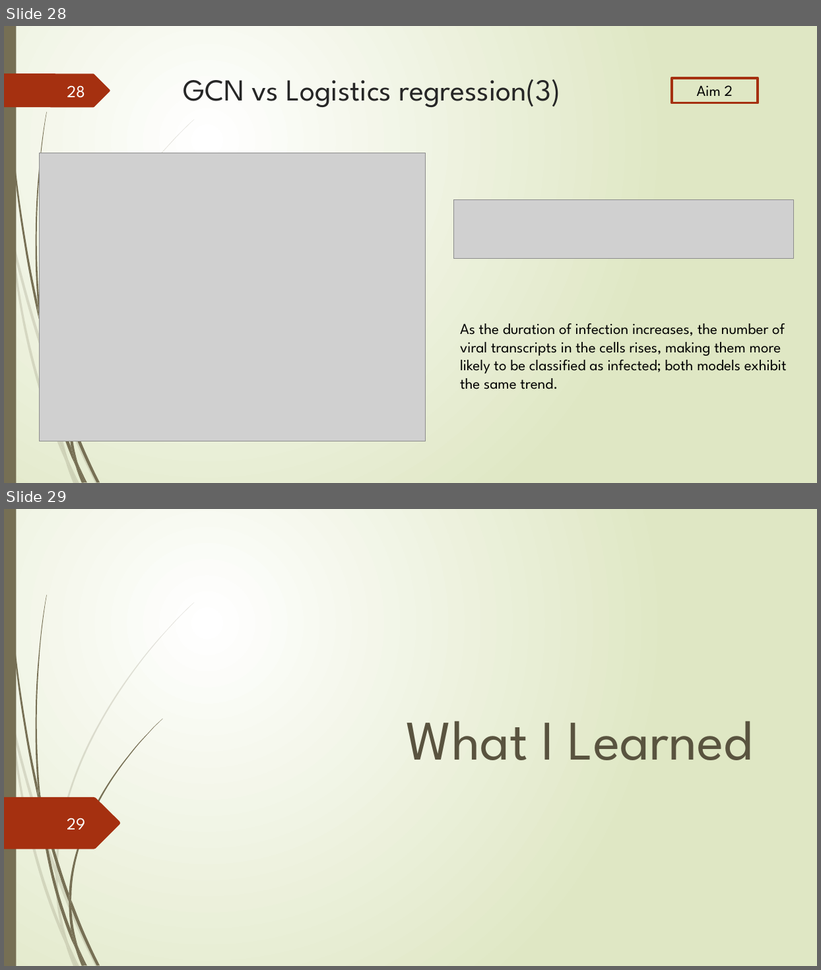
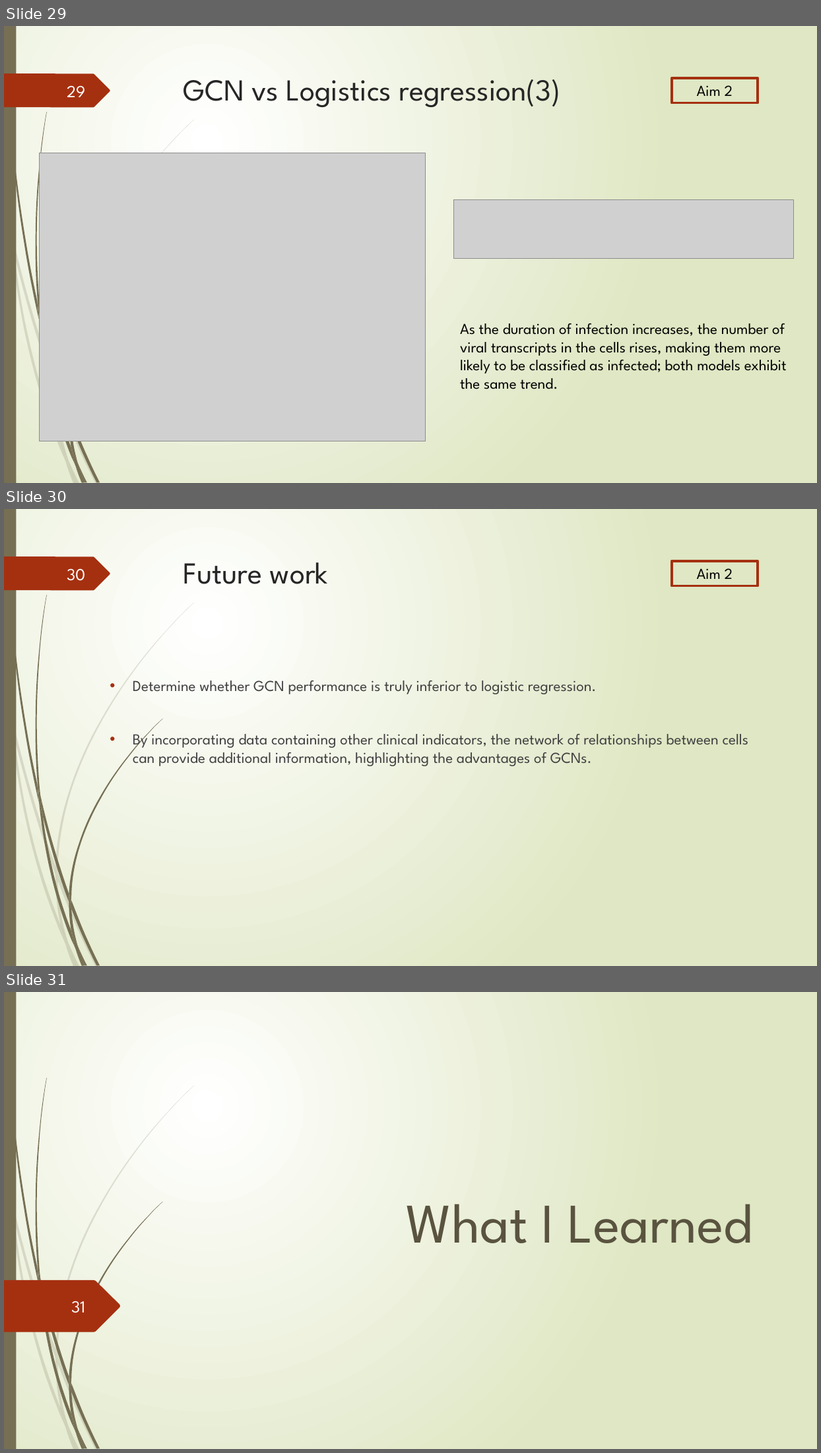
Before and after one commit to Lai-jun-yan/Academia-Sinica-internship-project, a slide deck: 暑期實習進度報告/presentation_final.pptx. Shown one above the other, each under a label of ours: slides 28 and 29 before the commit, slides 29, 30 and 31 after it. The pictures are 821x970 and 821x1453 pixels, drawn with LibreOffice and Linux fonts; fonts in the diff are those of the drawing; grey boxes stand for pictures. Boxes give left, top, right and bottom in pixels: in the first picture for what was removed or moved away, otherwise in the second. Text is boxed around its words. In the diff, an @@ line names an element or a change of style, - is before the commit and + after.

```diff
--- a/暑期實習進度報告/presentation_final.pptx
+++ b/暑期實習進度報告/presentation_final.pptx
@@ slide 30 added at (4,509,817,966), background gradient #FFFFFF to #DFE8C4; not listed: 24 template elements that a slide beside it also shows @@
@@ title added at (183,562,329,584), 36 pt, text #262626 @@
+Future work
@@ rectangle added at (672,561,758,586), outline #A53010 3 pt, 18 pt, text #000000 @@
+Aim 2
@@ page number added at (67,568,85,581), 20 pt, text #FEFFFF @@
+30
@@ text added at (133,681,749,766), 18 pt, text #404040 @@
+• Determine whether GCN performance is truly inferior to logistic regression.
+• By incorporating data containing other clinical indicators, the network of relationships between cells can provide additional information, highlighting the advantages of GCNs.
@@ what was slide 28 is now slide 29 @@
@@ page number at (67,85,85,97): text changed @@
-28
+29
@@ what was slide 29 is now slide 31 @@
@@ page number at (71,1301,85,1313): text changed @@
-29
+31
```
Also in this commit, not shown: 9 slides changed, 1 other slide added.
